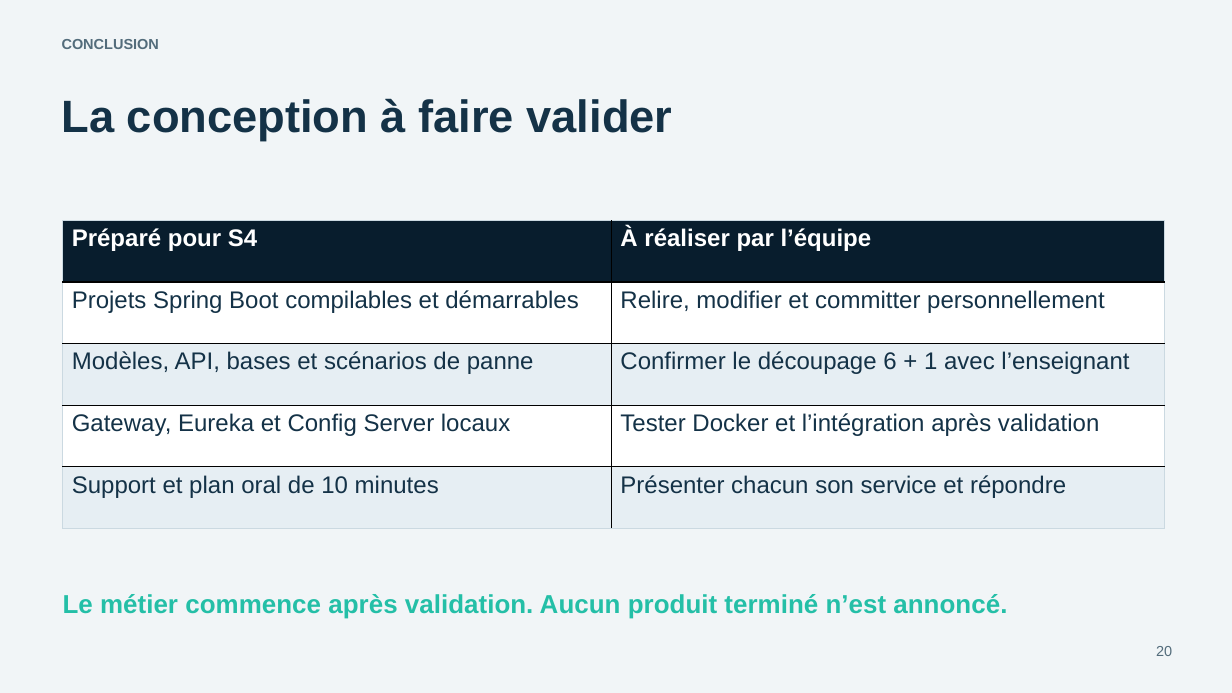
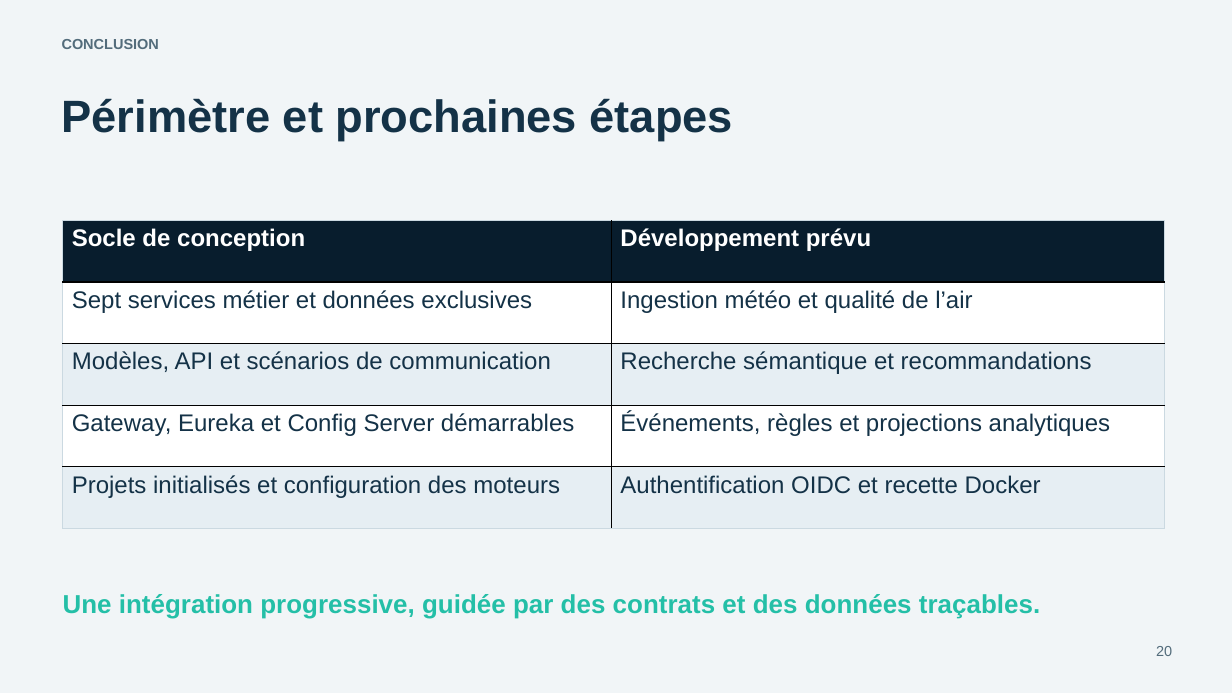
Before and after one commit to sayhi124/MeteoSentinel-AWD, a slide deck: slide 20 of Documentation/Presentation/MeteoSentinel-Validation1.pptx. Drawn at 1232x693 pixels with LibreOffice and Linux fonts; fonts in the diff are those of the drawing. Boxes give left, top, right and bottom in pixels: in the first picture for what was removed or moved away, otherwise in the second. Text is boxed around its words. In the diff, an @@ line names an element or a change of style, - is before the commit and + after.

```diff
--- a/Documentation/Presentation/MeteoSentinel-Validation1.pptx
+++ b/Documentation/Presentation/MeteoSentinel-Validation1.pptx
@@ text at (x1=62, y1=98, x2=733, y2=142): text changed @@
-La conception à faire valider
+Périmètre et prochaines étapes
@@ table at (x1=63, y1=221, x2=1165, y2=529) @@
-row 1, column 1: Préparé pour S4
+row 1, column 1: Socle de conception
-row 1, column 2: À réaliser par l’équipe
+row 1, column 2: Développement prévu
-row 2, column 1: Projets Spring Boot compilables et démarrables
+row 2, column 1: Sept services métier et données exclusives
-row 2, column 2: Relire, modifier et committer personnellement
+row 2, column 2: Ingestion météo et qualité de l’air
-row 3, column 1: Modèles, API, bases et scénarios de panne
+row 3, column 1: Modèles, API et scénarios de communication
-row 3, column 2: Confirmer le découpage 6 + 1 avec l’enseignant
+row 3, column 2: Recherche sémantique et recommandations
-row 4, column 1: Gateway, Eureka et Config Server locaux
+row 4, column 1: Gateway, Eureka et Config Server démarrables
-row 4, column 2: Tester Docker et l’intégration après validation
+row 4, column 2: Événements, règles et projections analytiques
-row 5, column 1: Support et plan oral de 10 minutes
+row 5, column 1: Projets initialisés et configuration des moteurs
-row 5, column 2: Présenter chacun son service et répondre
+row 5, column 2: Authentification OIDC et recette Docker
@@ text at (x1=63, y1=594, x2=1040, y2=619): text changed @@
-Le métier commence après validation. Aucun produit terminé n’est annoncé.
+Une intégration progressive, guidée par des contrats et des données traçables.
```
Also in this commit, not shown: 4 other slides changed, 53 other files.
